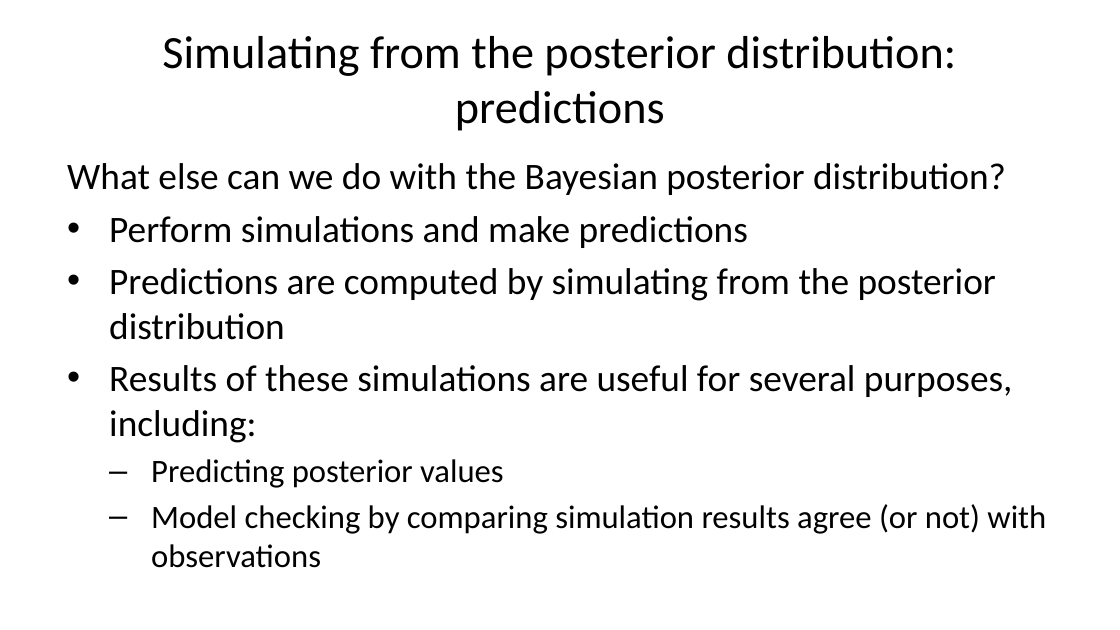
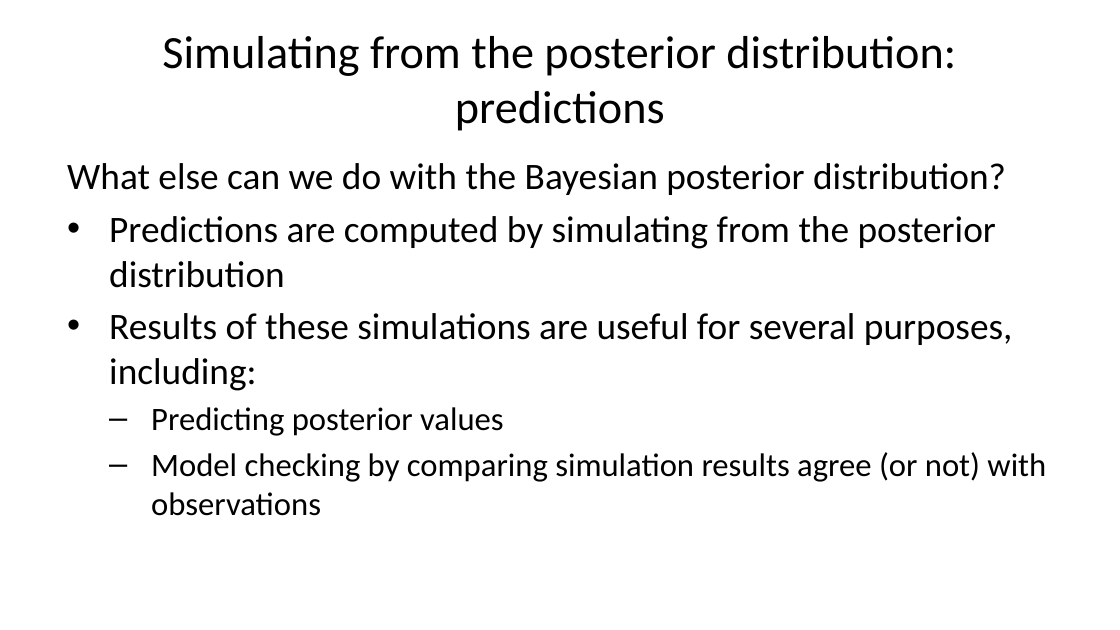
Before and after one commit to StephenElston/CSCI-E-83, a slide deck: slide 45 of LectureSlides/07_IntroductionToBayesModels.pptx. Drawn at 1120x630 pixels with LibreOffice and Linux fonts; fonts in the diff are those of the drawing. Boxes give left, top, right and bottom in pixels: in the first picture for what was removed or moved away, otherwise in the second. Text is boxed around its words. In the diff, an @@ line names an element or a change of style, - is before the commit and + after.

Commit message:
Corrected small typos from lecture

```diff
--- a/LectureSlides/07_IntroductionToBayesModels.pptx
+++ b/LectureSlides/07_IntroductionToBayesModels.pptx
@@ text at <box>109,216,748,248</box>: paragraph removed @@
-• Perform simulations and make predictions
```
Also in this commit, not shown: 1 other slide changed.
